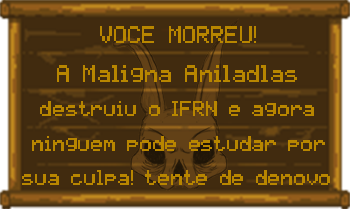
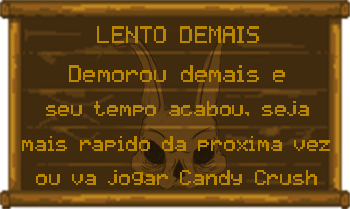
Layer changes from the first 350x209 image to the second:
renamed "sua culpa! tente de denovo" to "ou va jogar Candy Crush", painted on it over (x1=22, y1=170, x2=330, y2=185)
renamed "destruiu o IFRN e agora" to "seu tempo acabou, seja", painted on it over (x1=40, y1=101, x2=314, y2=116)
renamed "ninguem pode estudar por" to "mais rapido da proxima vez", painted on it over (x1=22, y1=136, x2=330, y2=151)
renamed "A Maligna Aniladlas" to "Demorou demais e", painted on it over (x1=57, y1=65, x2=297, y2=82)
renamed "VOCE MORREU!" to "LENTO DEMAIS", painted on it over (x1=97, y1=26, x2=259, y2=43)
